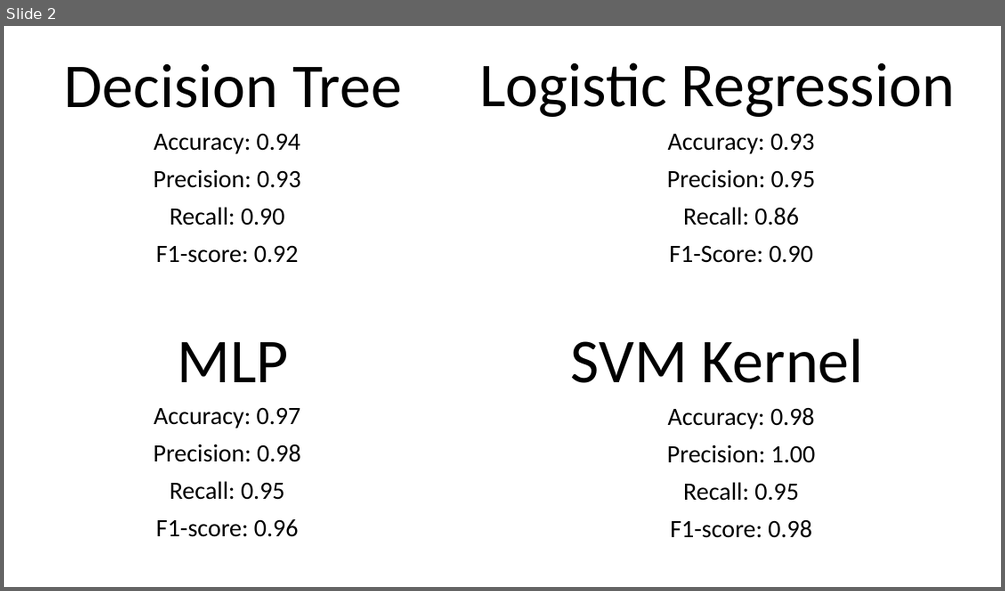
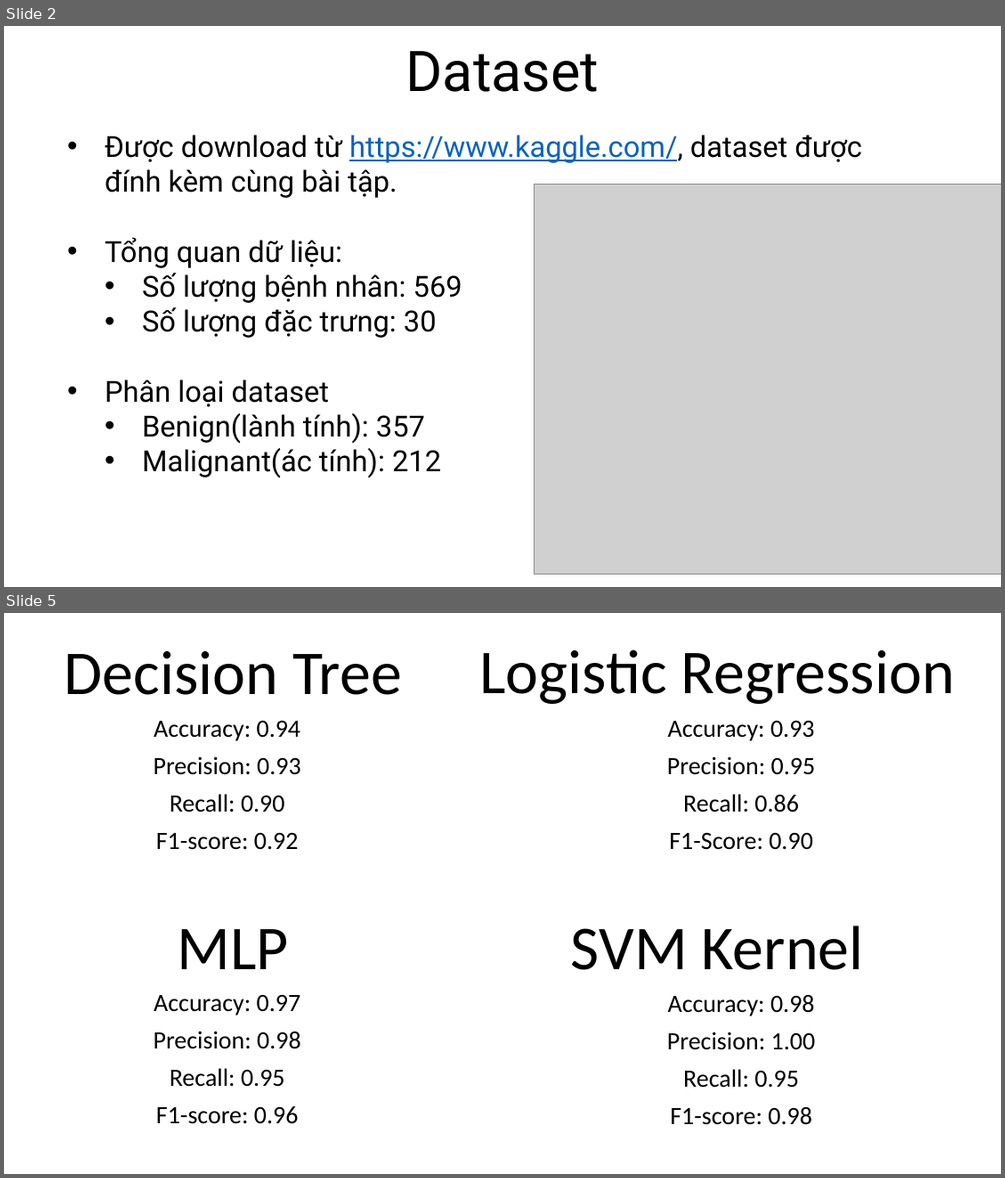
Before and after one commit to DrigerKhanh/MCS-Medical-Learning-Machine, a slide deck: report/KhanhCQ_BreastCancer.pptx. Shown one above the other, each under a label of ours: slide 2 before the commit, slides 2 and 5 after it; the slides between them are not shown. The pictures are 1005x591 and 1005x1178 pixels, drawn with LibreOffice and Linux fonts; fonts in the diff are those of the drawing; grey boxes stand for pictures. Boxes give left, top, right and bottom in pixels: in the first picture for what was removed or moved away, otherwise in the second. Text is boxed around its words. In the diff, an @@ line names an element or a change of style, - is before the commit and + after.

```diff
--- a/report/KhanhCQ_BreastCancer.pptx
+++ b/report/KhanhCQ_BreastCancer.pptx
@@ slide 2 added at (x1=4, y1=26, x2=1001, y2=587), background #FFFFFF @@
@@ title added at (x1=405, y1=51, x2=599, y2=92), 54 pt, text #000000 @@
+Dataset
@@ text added at (x1=105, y1=135, x2=861, y2=478), 28 pt, text #000000 @@
+• Được download từ https://www.kaggle.com/, dataset được đính kèm cùng bài tập.
+• Tổng quan dữ liệu:
+  • Số lượng bệnh nhân: 569
+  • Số lượng đặc trưng: 30
+• Phân loại dataset
+  • Benign(lành tính): 357
+  • Malignant(ác tính): 212
@@ picture added at (x1=534, y1=184, x2=1001, y2=574) @@
@@ what was slide 2 is now slide 5 @@
```
Also in this commit, not shown: 1 slide changed, 2 other slides added, 1 other file.
